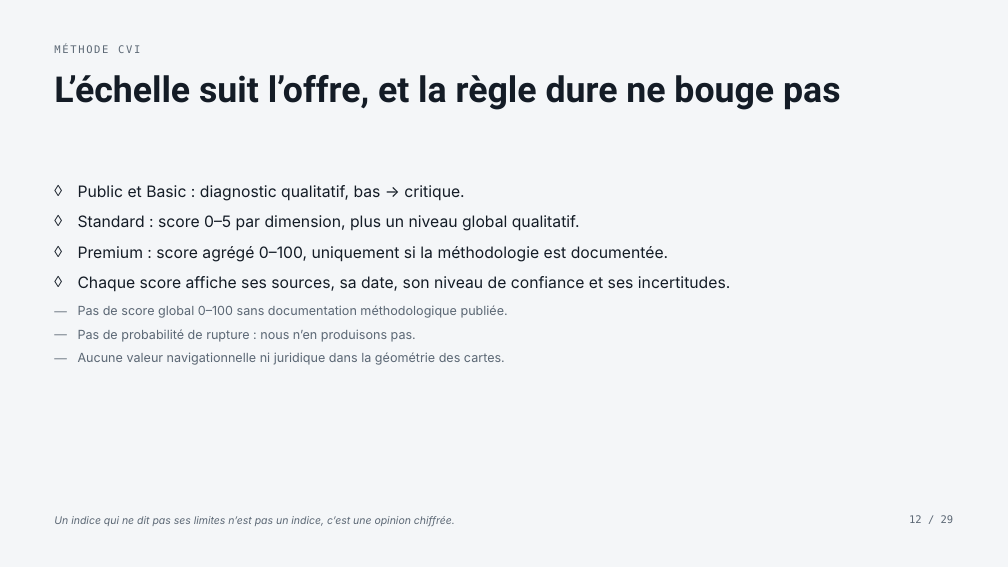
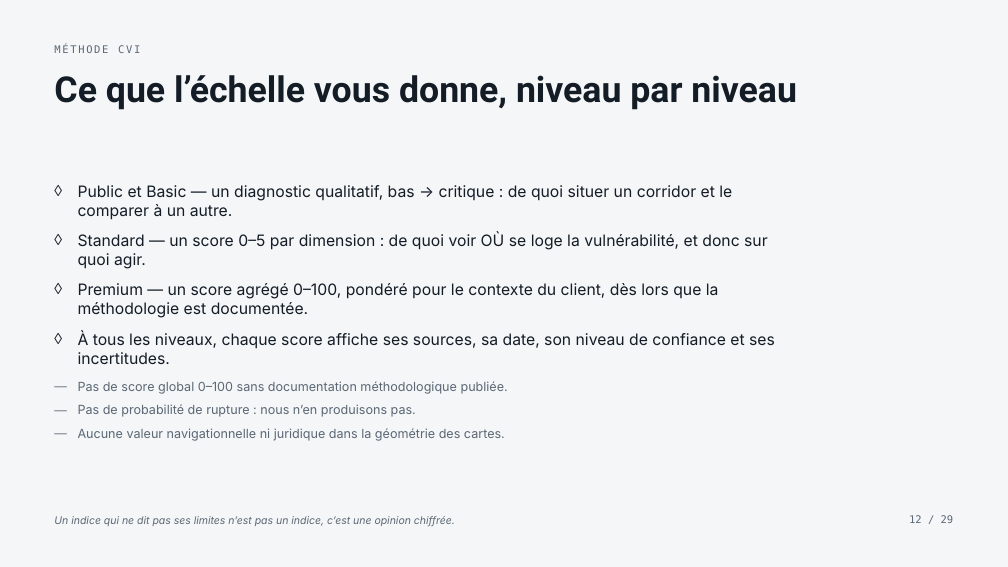
Before and after one commit to s-geffroy/ag-front, a slide deck: slide 12 of presentations/methode/fr/methode.fr.pptx. Drawn at 1008x567 pixels with LibreOffice and Linux fonts; fonts in the diff are those of the drawing. Boxes give left, top, right and bottom in pixels: in the first picture for what was removed or moved away, otherwise in the second. Text is boxed around its words. In the diff, an @@ line names an element or a change of style, - is before the commit and + after.

```diff
--- a/presentations/methode/fr/methode.fr.pptx
+++ b/presentations/methode/fr/methode.fr.pptx
@@ text at (54, 75, 797, 110): text changed @@
-L’échelle suit l’offre, et la règle dure ne bouge pas
+Ce que l’échelle vous donne, niveau par niveau
@@ text at (78, 185, 775, 364): text changed @@
-◊ Public et Basic : diagnostic qualitatif, bas → critique.
-◊ Standard : score 0–5 par dimension, plus un niveau global qualitatif.
-◊ Premium : score agrégé 0–100, uniquement si la méthodologie est documentée.
-◊ Chaque score affiche ses sources, sa date, son niveau de confiance et ses incertitudes.
+◊ Public et Basic — un diagnostic qualitatif, bas → critique : de quoi situer un corridor et le comparer à un autre.
+◊ Standard — un score 0–5 par dimension : de quoi voir OÙ se loge la vulnérabilité, et donc sur quoi agir.
+◊ Premium — un score agrégé 0–100, pondéré pour le contexte du client, dès lors que la méthodologie est documentée.
+◊ À tous les niveaux, chaque score affiche ses sources, sa date, son niveau de confiance et ses incertitudes.
```
Also in this commit, not shown: 13 other files.
